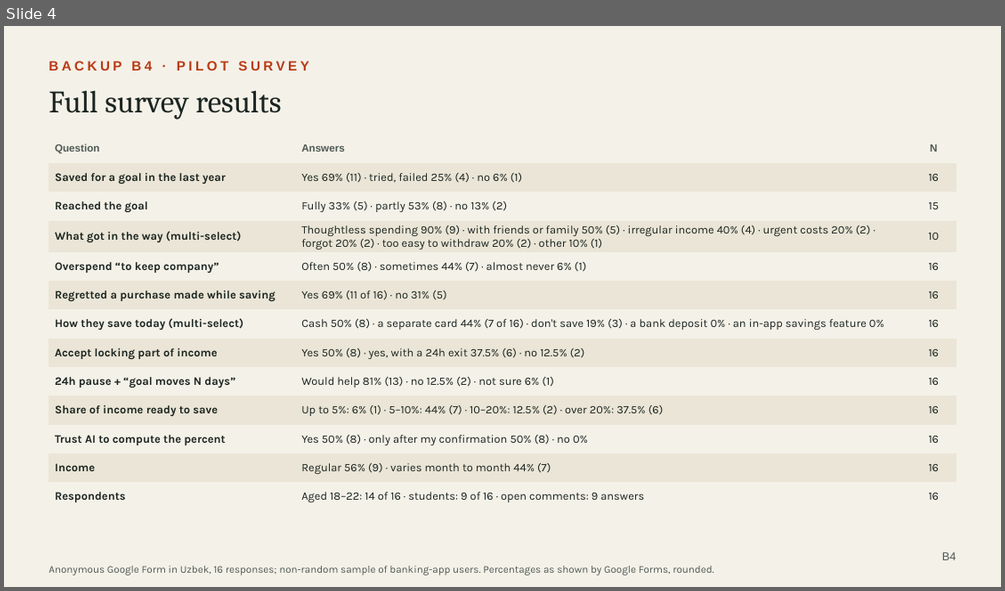
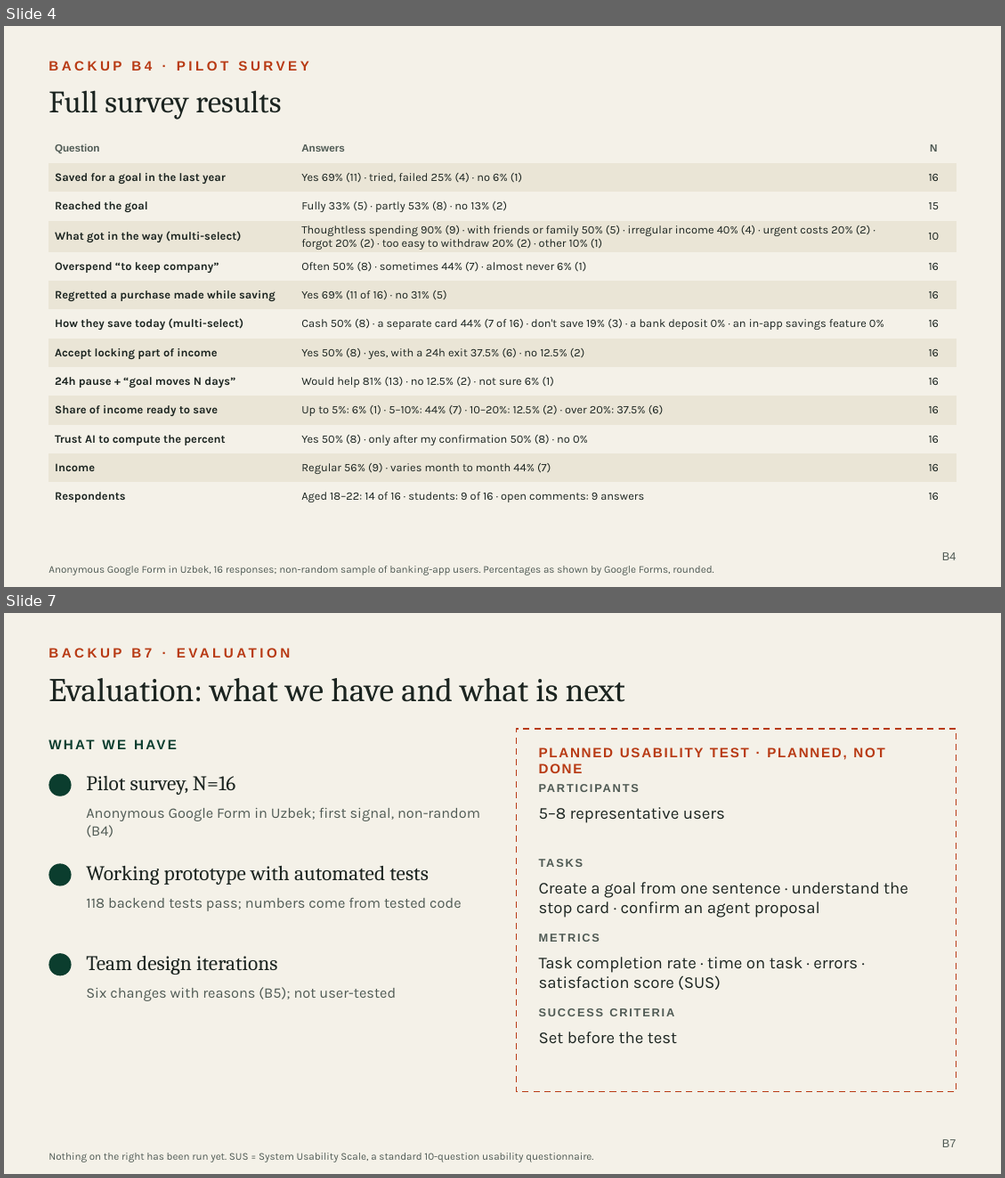
Before and after one commit to quixtorm/Goalie, a slide deck: pitch/Goalie_backup.pptx. Shown one above the other, each under a label of ours: slide 4 before the commit, slides 4 and 7 after it; the slides between them are not shown. The pictures are 1005x591 and 1005x1178 pixels, drawn with LibreOffice and Linux fonts; fonts in the diff are those of the drawing. Boxes give left, top, right and bottom in pixels: in the first picture for what was removed or moved away, otherwise in the second. Text is boxed around its words. In the diff, an @@ line names an element or a change of style, - is before the commit and + after.

```diff
--- a/pitch/Goalie_backup.pptx
+++ b/pitch/Goalie_backup.pptx
@@ slide 7 added at (4, 613, 1001, 1174), background #F4F1E8 @@
@@ text added at (48, 644, 722, 666), 13 pt, text #B83A14, bold @@
+BACKUP B7 · EVALUATION
@@ text added at (48, 678, 625, 702), 32 pt, text #1B2420 @@
+Evaluation: what we have and what is next
@@ text added at (48, 737, 461, 759), 13 pt, text #0B3D2E, bold @@
+WHAT WE HAVE
@@ rectangle added at (517, 729, 956, 1092), outline #B83A14 1.5 pt dashed @@
@@ text added at (539, 747, 884, 773), 13 pt, text #B83A14, bold @@
+PLANNED USABILITY TEST · PLANNED, NOT DONE
@@ ellipse added at (48, 774, 72, 796), fill #0B3D2E @@
@@ text added at (86, 776, 236, 795), 20 pt, text #1B2420 @@
+Pilot survey, N=16
@@ text added at (539, 781, 933, 801), 11 pt, text #4F5A54, bold @@
+PARTICIPANTS
@@ text added at (86, 808, 480, 837), 14 pt, text #4F5A54 @@
+Anonymous Google Form in Uzbek; first signal, non-random (B4)
@@ text added at (539, 807, 725, 823), 16 pt, text #1B2420 @@
+5–8 representative users
@@ ellipse added at (48, 863, 72, 886), fill #0B3D2E @@
@@ text added at (86, 866, 429, 884), 20 pt, text #1B2420 @@
+Working prototype with automated tests
@@ text added at (539, 856, 933, 876), 11 pt, text #4F5A54, bold @@
+TASKS
@@ text added at (86, 898, 461, 911), 14 pt, text #4F5A54 @@
+118 backend tests pass; numbers come from tested code
@@ text added at (539, 882, 908, 917), 16 pt, text #1B2420 @@
+Create a goal from one sentence · understand the stop card · confirm an agent proposal
@@ ellipse added at (48, 953, 72, 976), fill #0B3D2E @@
@@ text added at (86, 956, 277, 974), 20 pt, text #1B2420 @@
+Team design iterations
@@ text added at (539, 933, 599, 941), 11 pt, text #4F5A54, bold @@
+METRICS
@@ text added at (539, 957, 858, 989), 16 pt, text #1B2420 @@
+Task completion rate · time on task · errors · satisfaction score (SUS)
@@ text added at (86, 987, 396, 1001), 14 pt, text #4F5A54 @@
+Six changes with reasons (B5); not user-tested
@@ text added at (539, 1008, 674, 1016), 11 pt, text #4F5A54, bold @@
+SUCCESS CRITERIA
@@ text added at (539, 1031, 677, 1044), 16 pt, text #1B2420 @@
+Set before the test
@@ text added at (942, 1139, 956, 1147), 11 pt, text #4F5A54 @@
+B7
@@ text added at (48, 1152, 593, 1162), 10 pt, text #4F5A54 @@
+Nothing on the right has been run yet. SUS = System Usability Scale, a standard 10-question usability questionnaire.
```
Also in this commit, not shown: 2 other slides added, 4 other files.
